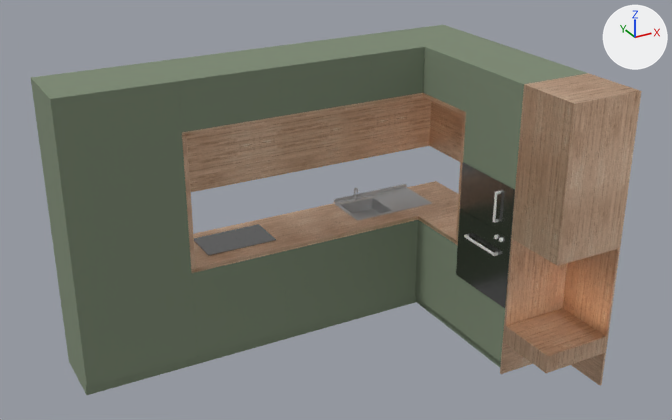
Before and after pictures for a commit that changed the glTF model public/3dmodels/kitchen.glb.
Before and after are seen from a camera (50 mm lens) standing at (-3.02, -5.54, 4.22) and looking at (0.09, 0.12, 1.4). Arrows for +X, +Y and +Z are at upper right; the lights stay in place. The first picture is the older version. Where no turn or scale is listed for an object, it has been applied to the vertices. Vertices at exactly the same position are counted once.

Objects in the first picture: 'Body17', 'Bottom Section (1)', 'Bottom Section (2)', 'Bottom Section (3)', 'Counter', 'Fridge Section', 'Oven Section', 'kitchenDeco', 'midBoxes', 'sideCounterTop', 'sideCounterTop (1)', 'topBoxes (1)', 'topBoxes (2)', 'topBoxes (3)', 'topCounter' and 6 more.
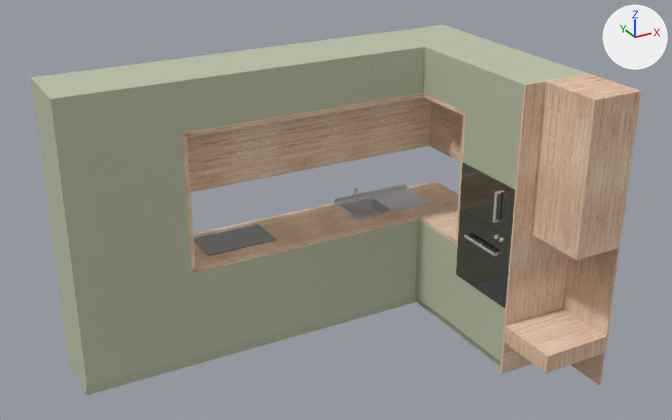
Changed parts and their boxes [x1, y1, x2, y2] in the pictures (672 x 420 px):
'Fridge Section', recoloured (lighter)
    both: [31, 62, 197, 395]
'kitchenDeco', surface changed, reshaped (lighter)
    before: [500, 73, 642, 385]
    after: [500, 73, 641, 385]
'midBoxes', surface changed
    both: [187, 97, 463, 192]
'Oven Section', recoloured (lighter)
    both: [454, 54, 587, 367]
'Bottom Section (1)', recoloured (lighter)
    both: [192, 251, 286, 364]
'topBoxes (1)', recoloured (lighter)
    both: [335, 25, 529, 112]
'Bottom Section (3)', recoloured (greyish green to light grey)
    both: [365, 220, 458, 334]
'topBoxes (3)', recoloured (lighter)
    both: [152, 50, 281, 132]
'Bottom Section (2)', recoloured (greyish green to light grey)
    both: [284, 231, 369, 339]
'topBoxes (2)', recoloured (lighter)
    both: [249, 39, 372, 116]
'topCounter', surface changed
    both: [182, 93, 466, 137]
'sideCounterTop', surface changed
    both: [182, 137, 196, 269]
'sideCounterTop (1)', surface changed (brown to beige)
    both: [456, 116, 466, 241]
part 1 of me_kitchendeco, cut back
    before: [505, 84, 642, 326]
    after: [504, 73, 641, 385]
part 2 of me_kitchendeco, surface changed
    both: [600, 148, 634, 385]

Diff of the bpy script that builds the scene:
```diff
--- a/public/3dmodels/kitchen.glb.py
+++ b/public/3dmodels/kitchen.glb.py
@@ mat_abs__white___1 @@
 mat_abs__white___1 = principled_material('ABS (White) (1)')
-mat_abs__white___1.base_color = (0.202, 0.251, 0.17)  # greyish green #7c8973
+mat_abs__white___1.base_color = (0.502, 0.537, 0.391)  # light grey #bcc2a8
 mat_abs__white___1.roughness = 1.0
@@ mat_abs__white___1___1 @@
 mat_abs__white___1___1.texture = img_bigbox
-mat_abs__white___1___1.metallic = 1.0
-mat_abs__white___1___1.roughness = 0.553
+mat_abs__white___1___1.roughness = 0.9
@@ me_kitchendeco @@
 # used by ob_kitchendeco; location = (0.0, 0.0, 0.0)
-me_kitchendeco.from_pydata(...)  # 32 vertices, 60 faces; spans x 1.2..1.8, y -1.12..-0.6, z 0.0..2.4
+me_kitchendeco.from_pydata(...)  # 49 vertices, 94 faces; spans x 1.2..1.8, y -1.12..-0.6, z 0.0..2.4
+# me_kitchendeco part 1: 6 vertices removed from x 1.2, y -1.12..-0.62, z 1.2..2.4; 23 vertices added at x 1.2..1.8, y -1.12..-0.62, z 0.0..2.4
+# me_kitchendeco part 2: 8 kept faces spanning x 1.2..1.8, y -1.12..-0.6, z 0.0..2.4 get new texture (UV) coordinates
 me_kitchendeco.materials.append(mat_abs__white___1___1)
```
